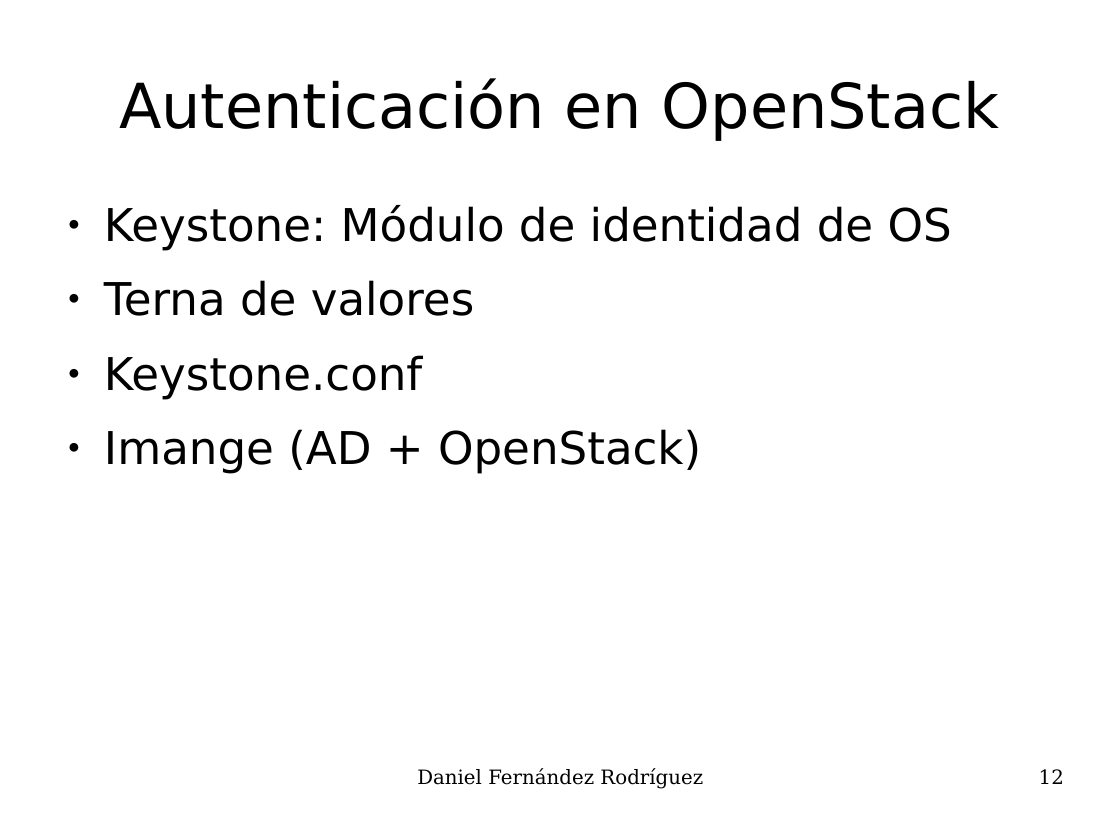
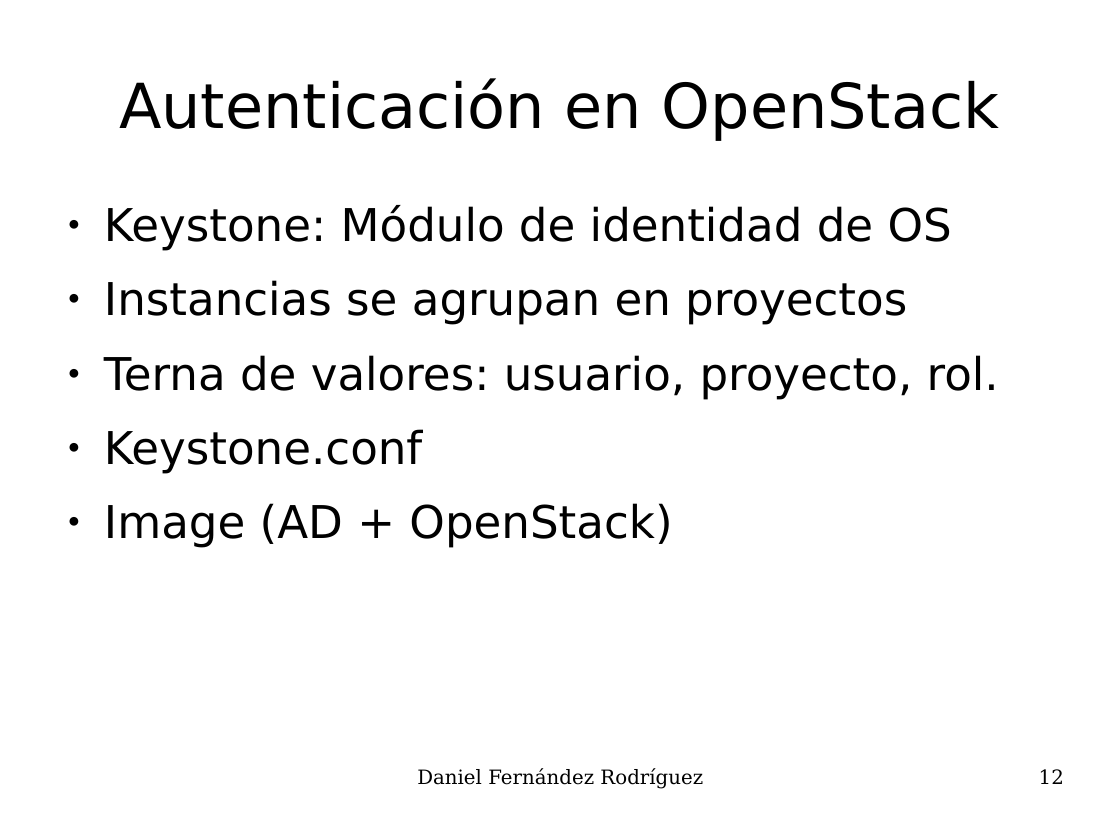
Before and after one commit to UO180222/tfg, a slide deck: slide 12 of docs/presentacion.odp. Drawn at 1120x840 pixels with LibreOffice and Linux fonts; fonts in the diff are those of the drawing. Boxes give left, top, right and bottom in pixels: in the first picture for what was removed or moved away, otherwise in the second. Text is boxed around its words. In the diff, an @@ line names an element or a change of style, - is before the commit and + after.

```diff
--- a/docs/presentacion.odp
+++ b/docs/presentacion.odp
@@ text at box(104, 280, 999, 400): text changed @@
-● Terna de valores
+● Instancias se agrupan en proyectos
+● Terna de valores: usuario, proyecto, rol.
@@ text at box(104, 503, 672, 548): text changed @@
-● Imange (AD + OpenStack)
+● Image (AD + OpenStack)
```
Also in this commit, not shown: 14 other slides changed, 3 slides added, 44 other files.
